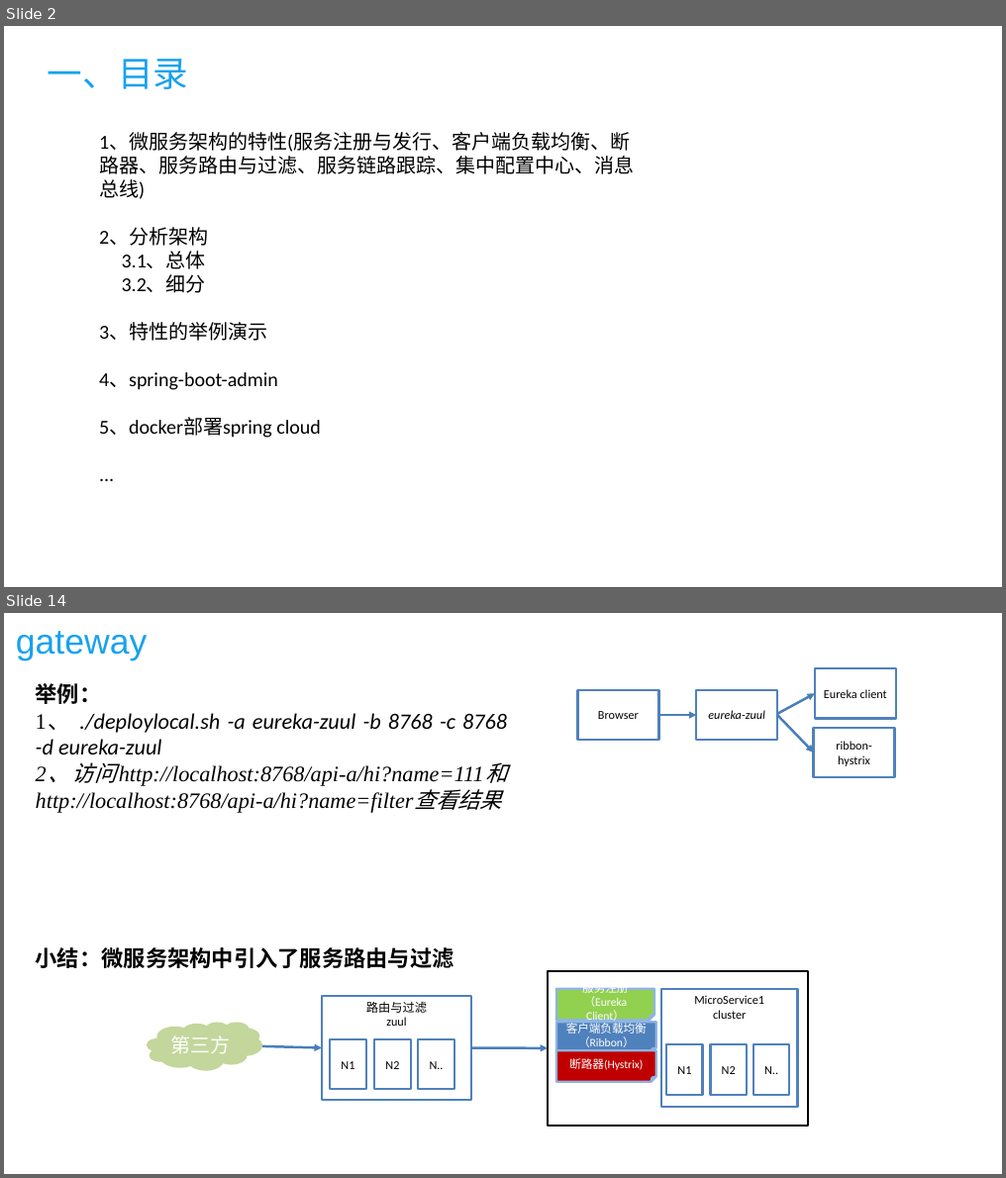
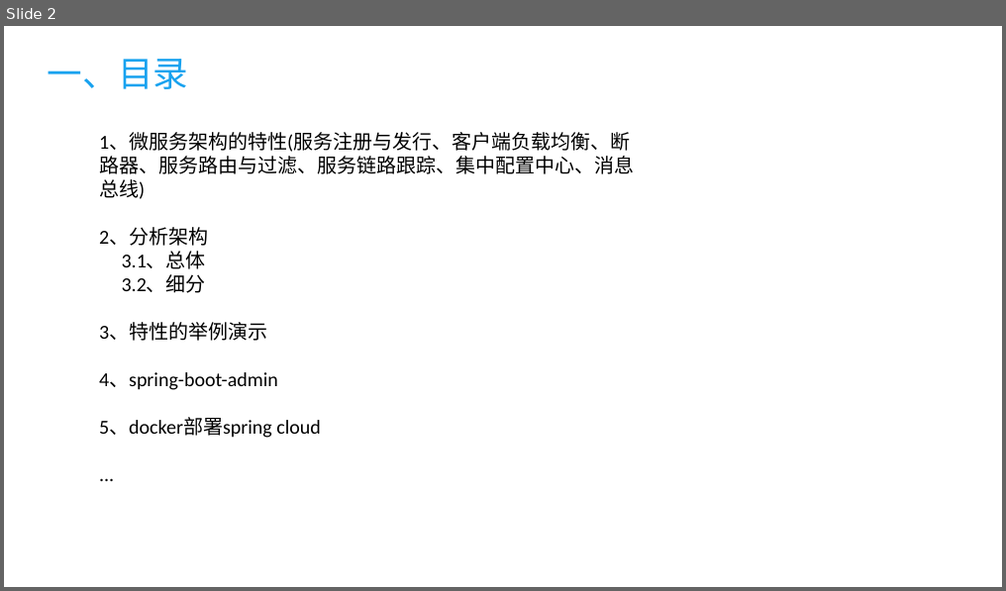
Before and after one commit to kuailewangzi1212/vue, a slide deck: doc/vue.pptx. Shown one above the other, each under a label of ours: slides 2 and 14 before the commit, slide 2 after it; the slides between them are not shown. The pictures are 1006x1178 and 1006x591 pixels, drawn with LibreOffice and Linux fonts; fonts in the diff are those of the drawing. Boxes give left, top, right and bottom in pixels: in the first picture for what was removed or moved away, otherwise in the second. Text is boxed around its words. In the diff, an @@ line names an element or a change of style, - is before the commit and + after.

```diff
--- a/doc/vue.pptx
+++ b/doc/vue.pptx
@@ slide 14 removed at box(4, 613, 1002, 1174), background #FFFFFF @@
@@ title removed at box(16, 631, 147, 662) @@
-gateway
@@ rectangle removed at box(815, 668, 896, 718) @@
-Eureka client
@@ text removed at box(36, 683, 507, 968) @@
-举例：
-1、 ./deploylocal.sh -a eureka-zuul -b 8768 -c 8768 -d eureka-zuul
-2、访问http://localhost:8768/api-a/hi?name=111和http://localhost:8768/api-a/hi?name=filter查看结果
-小结：微服务架构中引入了服务路由与过滤
@@ rectangle removed at box(578, 690, 659, 740) @@
-Browser
@@ rectangle removed at box(696, 690, 777, 740) @@
-eureka-zuul
@@ arrow removed from (778, 714) to (815, 694) @@
@@ arrow removed from (659, 715) to (696, 715) @@
@@ arrow removed from (778, 715) to (814, 753) @@
@@ rectangle removed at box(814, 728, 894, 777) @@
-ribbon-hystrix
@@ cloud removed at box(147, 1023, 262, 1071) @@
-第三方
@@ arrow removed from (262, 1047) to (322, 1049) @@
@@ group removed at box(322, 996, 471, 1101): 4 rectangles @@
-路由与过滤
-zuul
-N1
-N2
-N..
@@ arrow removed from (471, 1049) to (548, 1049) @@
@@ group removed at box(548, 971, 807, 1126): 5 rectangles, 3 folded corners @@
-服务注册（Eureka Client）
-MicroService1
-cluster
-N1
-N2
-N..
-客户端负载均衡（Ribbon）
-断路器(Hystrix)
```
Also in this commit, not shown: 1 slide changed, 1 slide added, 21 other slides removed, 3 other files.
